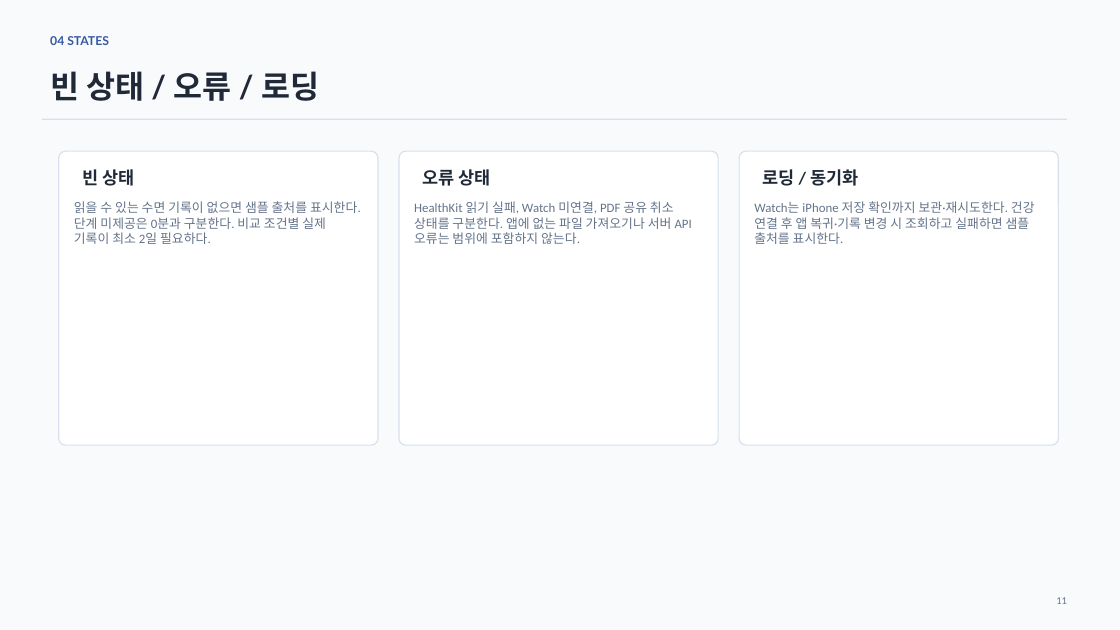
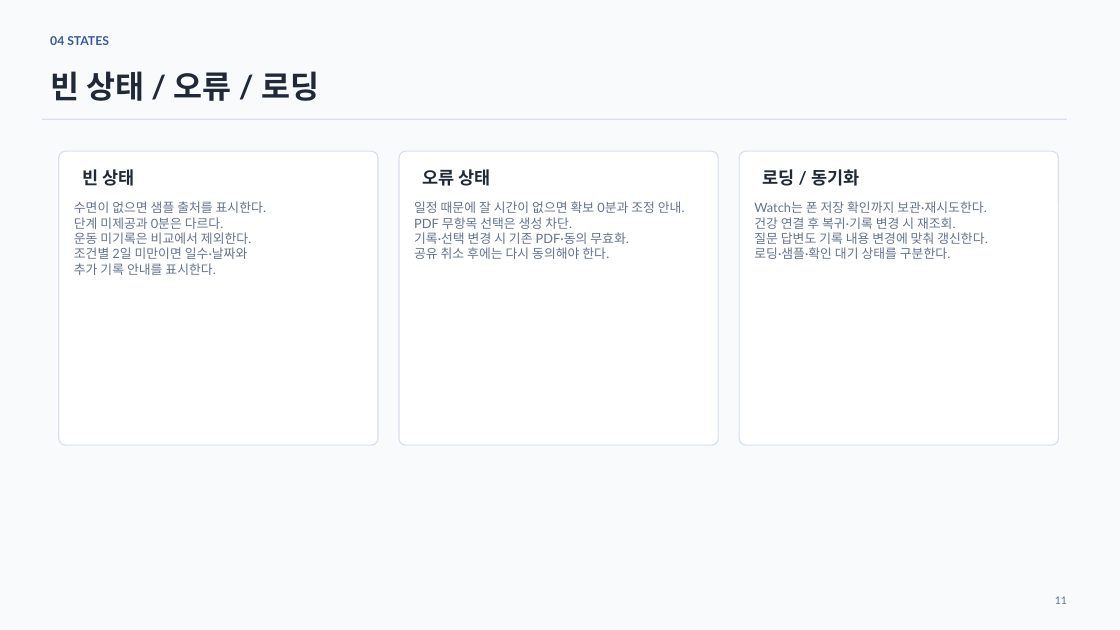
Before and after one commit to JinWoong-Jung/snorlax, a slide deck: slide 11 of 02_Jammanbo_UIUX.pptx. Drawn at 1120x630 pixels with LibreOffice and Linux fonts; fonts in the diff are those of the drawing. Boxes give left, top, right and bottom in pixels: in the first picture for what was removed or moved away, otherwise in the second. Text is boxed around its words. In the diff, an @@ line names an element or a change of style, - is before the commit and + after.

```diff
--- a/02_Jammanbo_UIUX.pptx
+++ b/02_Jammanbo_UIUX.pptx
@@ text at [74,201,267,275]: text changed; font Calibri to Lato @@
-읽을 수 있는 수면 기록이 없으면 샘플 출처를 표시한다. 단계 미제공은 0분과 구분한다. 비교 조건별 실제 기록이 최소 2일 필요하다.
+수면이 없으면 샘플 출처를 표시한다.
+단계 미제공과 0분은 다르다.
+운동 미기록은 비교에서 제외한다.
+조건별 2일 미만이면 일수·날짜와
+추가 기록 안내를 표시한다.
@@ text at [414,201,685,259]: text changed; font Calibri to Lato @@
-HealthKit 읽기 실패, Watch 미연결, PDF 공유 취소 상태를 구분한다. 앱에 없는 파일 가져오기나 서버 API 오류는 범위에 포함하지 않는다.
+일정 때문에 잘 시간이 없으면 확보 0분과 조정 안내.
+PDF 무항목 선택은 생성 차단.
+기록·선택 변경 시 기존 PDF·동의 무효화.
+공유 취소 후에는 다시 동의해야 한다.
@@ text at [754,201,988,259]: text changed; font Calibri to Lato @@
-Watch는 iPhone 저장 확인까지 보관·재시도한다. 건강 연결 후 앱 복귀·기록 변경 시 조회하고 실패하면 샘플 출처를 표시한다.
+Watch는 폰 저장 확인까지 보관·재시도한다.
+건강 연결 후 복귀·기록 변경 시 재조회.
+질문 답변도 기록 내용 변경에 맞춰 갱신한다.
+로딩·샘플·확인 대기 상태를 구분한다.
@@ text "11" at [1055,596,1067,604]: font Calibri to Lato @@
```
Also in this commit, not shown: 12 other slides changed, 22 other files.
